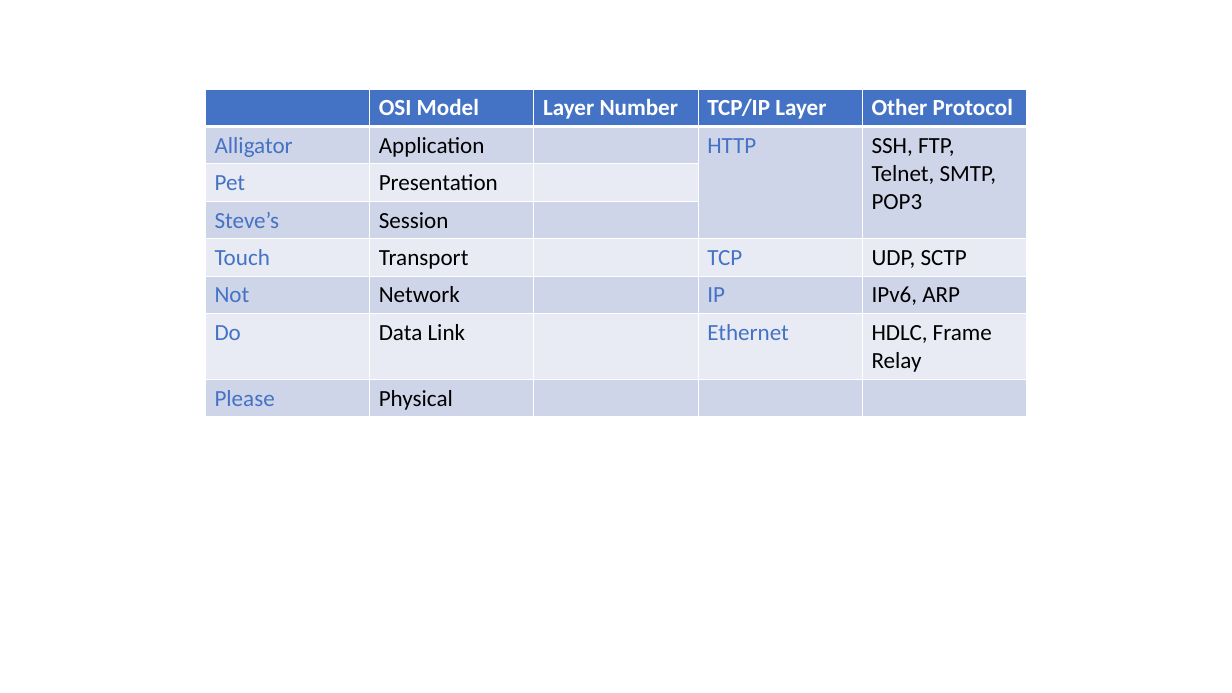
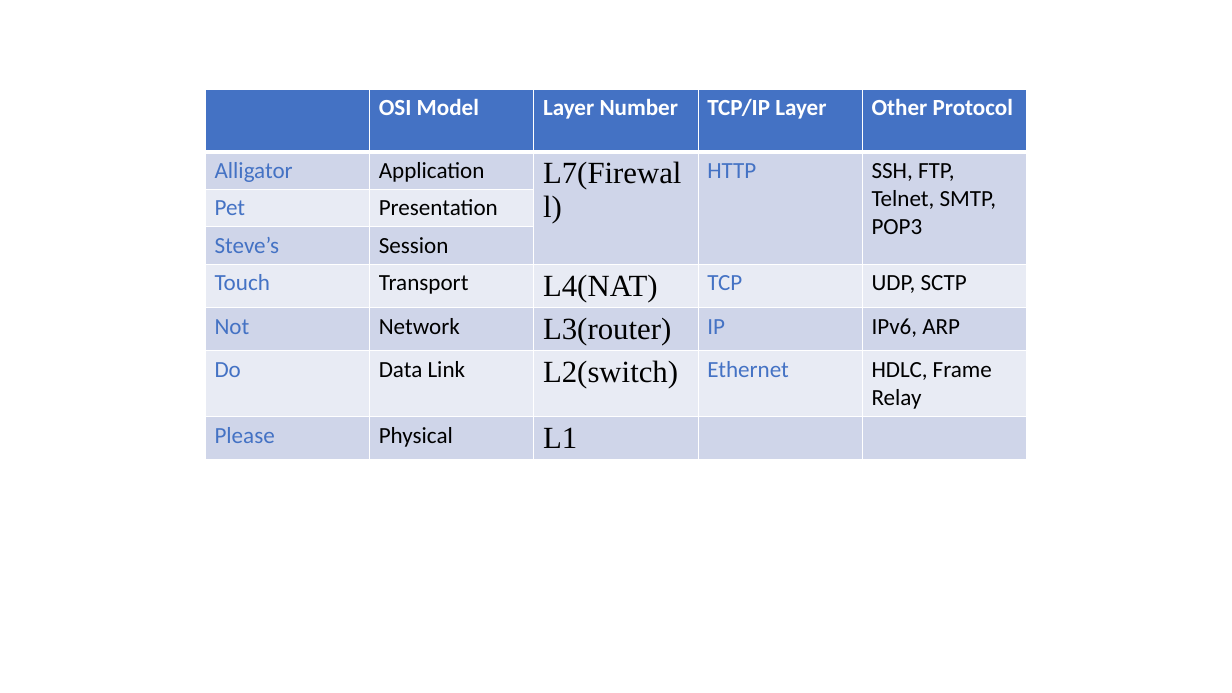
Before and after one commit to JHye0n/osi-and-tcp, a slide deck: slide 1 of osi-and-tcp.pptx. Drawn at 1232x693 pixels with LibreOffice and Linux fonts; fonts in the diff are those of the drawing. Boxes give left, top, right and bottom in pixels: in the first picture for what was removed or moved away, otherwise in the second. Text is boxed around its words. In the diff, an @@ line names an element or a change of style, - is before the commit and + after.

```diff
--- a/osi-and-tcp.pptx
+++ b/osi-and-tcp.pptx
@@ table at [205,89,1028,452] @@
-row 2, column 3: 
+row 2, column 3: L7(Firewall)
-row 5, column 3: 
+row 5, column 3: L4(NAT)
-row 6, column 3: 
+row 6, column 3: L3(router)
-row 7, column 3: 
+row 7, column 3: L2(switch)
-row 8, column 3: 
+row 8, column 3: L1
@@ fill #CFD5EA to #CFD5E9 in 17 cells @@
@@ fill #E9EBF5 to #E8EBF4 in 12 cells @@
@@ borders changed @@
```
Also in this commit, not shown: 1 other file.
